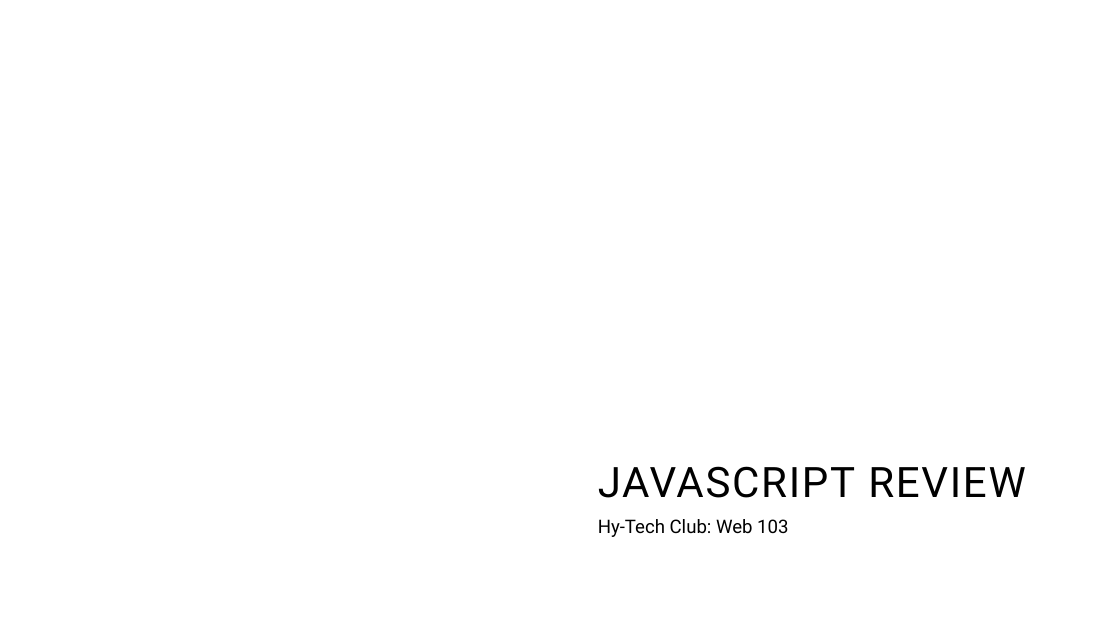
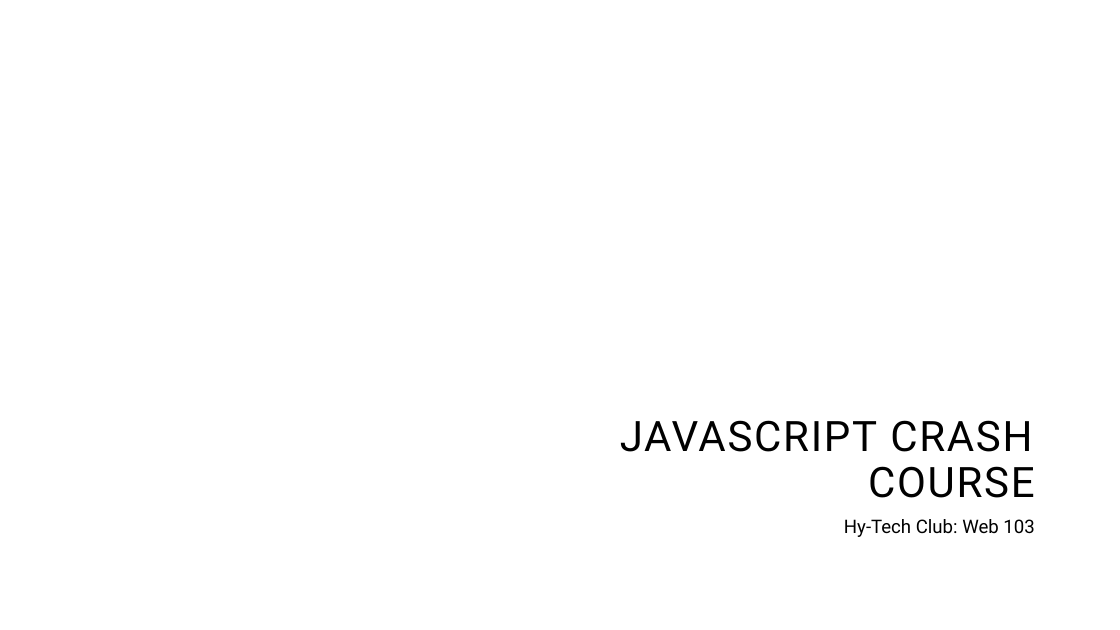
Before and after one commit to hytechclub/web-103, a slide deck: slide 1 of JsReview/JsCrashCourse.pptx. Drawn at 1120x630 pixels with LibreOffice and Linux fonts; fonts in the diff are those of the drawing; background and template pictures are left out. Boxes give left, top, right and bottom in pixels: in the first picture for what was removed or moved away, otherwise in the second. Text is boxed around its words. In the diff, an @@ line names an element or a change of style, - is before the commit and + after.

```diff
--- a/JsReview/JsCrashCourse.pptx
+++ b/JsReview/JsCrashCourse.pptx
@@ title at [620,420,1035,498]: text changed @@
-JAVASCRIPT REVIEW
+JAVASCRIPT CRASH COURSE
@@ subtitle "Hy-Tech Club: Web 103": place and size @@
-subtitle "Hy-Tech Club: Web 103" at [598,519,788,537]
+subtitle "Hy-Tech Club: Web 103" at [844,519,1034,537]
@@ subtitle "Hy-Tech Club: Web 103" at [844,519,1034,537]: alignment left to right @@
```
Also in this commit, not shown: 1 other slide changed.
